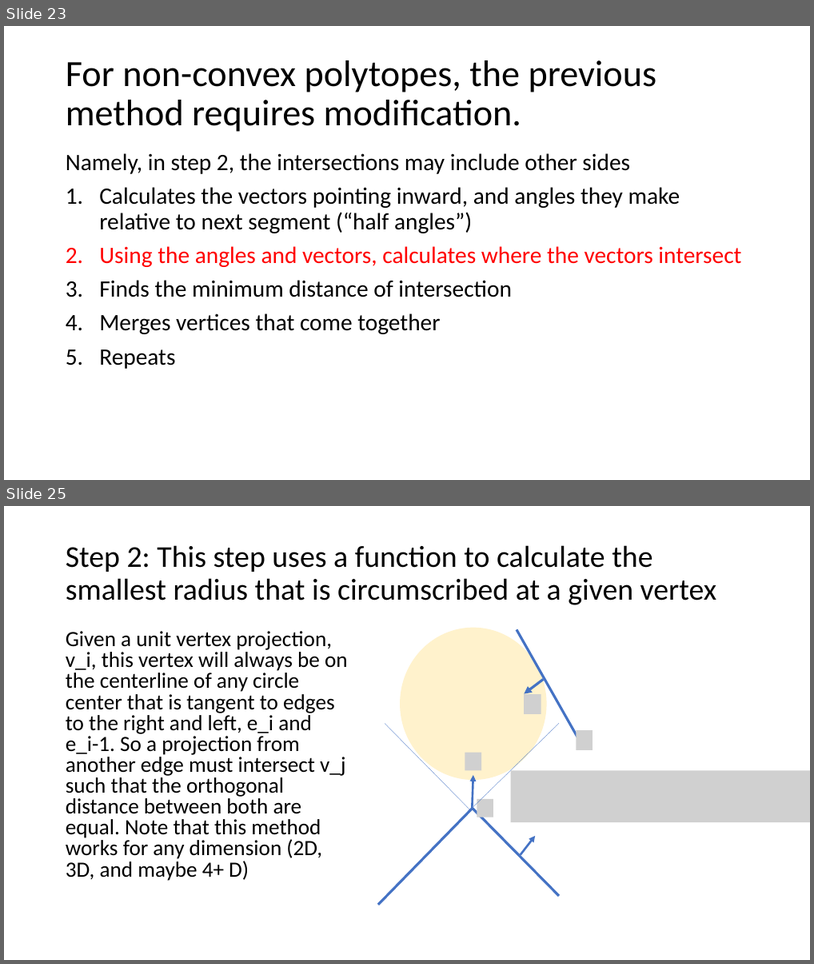
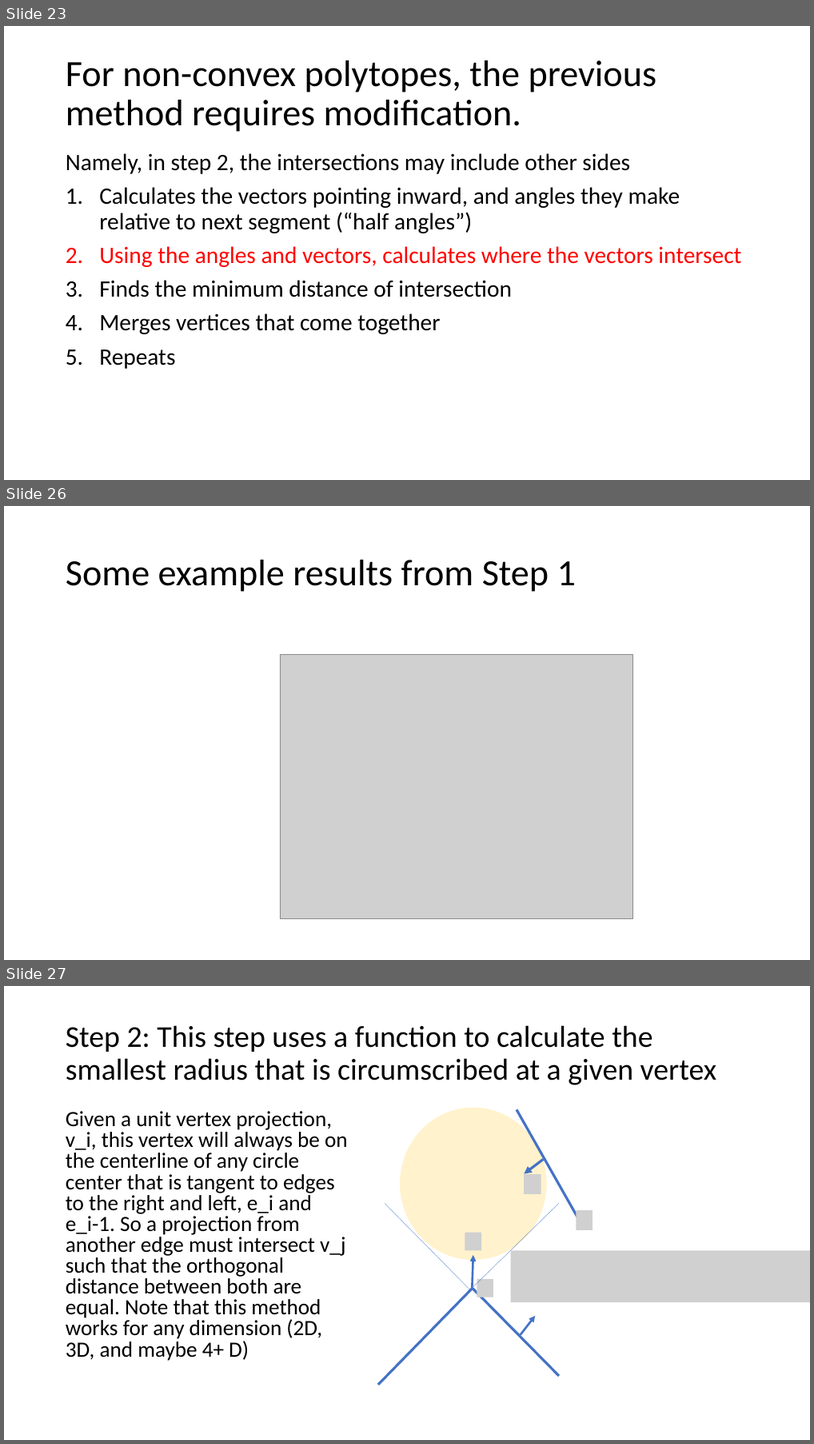
Before and after one commit to ivsg-psu/ivsg-psu-PathPlanning_MapTools_VertexSkeleton, a slide deck: Documents/VertexSkeletonClassLibrary.pptx. Shown one above the other, each under a label of ours: slides 23 and 25 before the commit, slides 23, 26 and 27 after it; the slides between them are not shown. The pictures are 814x964 and 814x1444 pixels, drawn with LibreOffice and Linux fonts; fonts in the diff are those of the drawing; grey boxes stand for pictures. Boxes give left, top, right and bottom in pixels: in the first picture for what was removed or moved away, otherwise in the second. Text is boxed around its words. In the diff, an @@ line names an element or a change of style, - is before the commit and + after.

```diff
--- a/Documents/VertexSkeletonClassLibrary.pptx
+++ b/Documents/VertexSkeletonClassLibrary.pptx
@@ slide 26 added at box(4, 506, 810, 960), background #FFFFFF @@
@@ title added at box(66, 560, 576, 592), 44 pt, text #000000 @@
+Some example results from Step 1
@@ picture added at box(280, 654, 633, 919) @@
@@ what was slide 25 is now slide 27 @@
```
Also in this commit, not shown: 2 slides changed, 3 other slides added, 1 slide removed, 8 other files.
